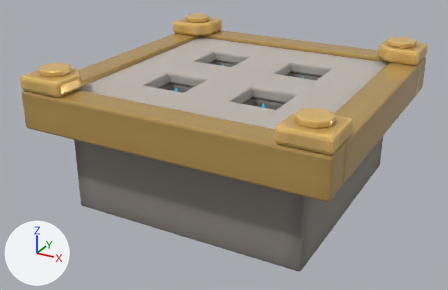
One commit to the glTF model assets/models/board_spikes_1.glb: the scene before it, then after it.
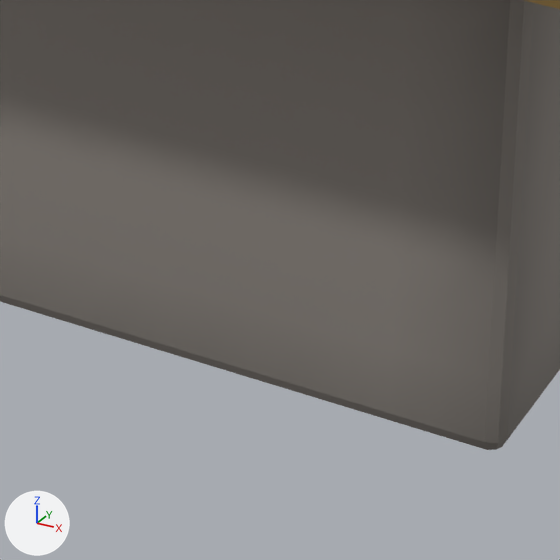
The first picture shows the older version from a camera (50 mm lens) standing at (0.913, -1.78, 0.734) and looking at (-0.046, -0.036, -0.138). The close-ups show the older and then the newer version on the part from 48% to 69% of the width and 68% to 100% of the height of that picture. Only the edits that show in the close-ups are written down. The lights are fixed; the arrows at lower left show +X, +Y and +Z. Where no turn or scale is listed for an object, it has been applied to the vertices.

Names of what the first close-up shows: 'BaseFloor' and 1 more.
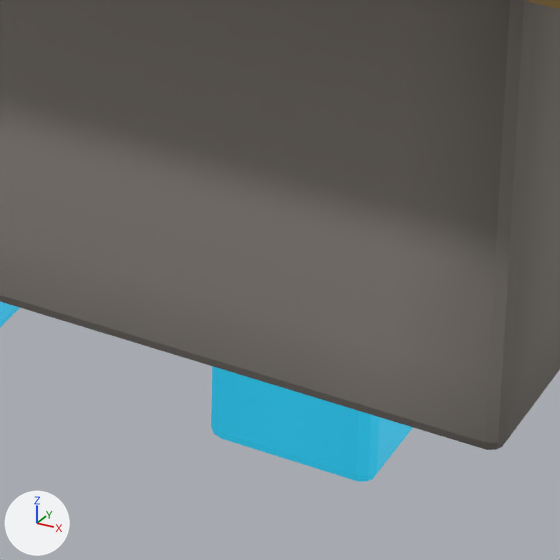
The change, as a diff of the scene's bpy script:
```diff
--- a/assets/models/board_spikes_1.glb.py
+++ b/assets/models/board_spikes_1.glb.py
@@ me_spikeshaft6 @@
+me_spikeshaft6.from_pydata(...)  # 322 vertices, 640 faces; spans x 0.192..0.288, y -0.288..-0.192, z -0.425..-0.018
+me_spikeshaft6.materials.append(mat_board_accent)
@@ ob_spikeshaft6 @@
+ob_spikeshaft6 = bpy.data.objects.new('SpikeShaft6', me_spikeshaft6)
+ob_spikeshaft6.location = (0.0, 0.0, 0.0)
```

Boxes [x1, y1, x2, y2] around the edits, measured in the close-ups (560 x 560 px):
'SpikeShaft6', added (cyan): after [211, 366, 413, 482]
